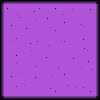
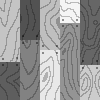
The second 100 x 100 image is a revision of the first. Changes to its layers:
added group "Wood Floor" with 16 layers above "Concrete Floor" over [0, 0, 100, 100]
added group "Nails" (1st of 2, in "Wood Floor") with 1 layers in group "Wood Floor" over [2, 19, 98, 69]
added layer "Nails" (2nd of 2, in "Wood Floor" › "Nails") (41%) in group "Nails" over [2, 19, 98, 69]
added group "Grain" with 1 layers in group "Wood Floor" over [0, 0, 100, 100]
added layer "GrailDetail" (24%) in group "Grain" over [0, 0, 100, 100]
added group "Boards" with 10 layers in group "Wood Floor" over [0, 0, 100, 100]
added layer "Rectangle 1 copy 9" (23%) in group "Boards" over [0, 0, 20, 62]
added layer "Rectangle 1 copy 4" (63%) in group "Boards" over [0, 62, 20, 100]
added layer "Rectangle 1 copy 8" (68%) in group "Boards" over [20, 0, 40, 40]
added layer "Rectangle 1 copy 3" (49%) in group "Boards" over [20, 40, 40, 100]
added layer "Rectangle 1 copy 7" (25%) in group "Boards" over [40, 0, 60, 50]
added layer "Rectangle 1 copy 2" (9%) in group "Boards" over [40, 50, 60, 100]
added layer "Rectangle 1 copy 6" (4%) in group "Boards" over [60, 0, 80, 23]
added layer "Rectangle 1 copy" (42%) in group "Boards" over [60, 23, 80, 100]
added layer "Rectangle 1 copy 5" (60%) in group "Boards" over [80, 0, 100, 65]
added layer "Rectangle 1" (20%) in group "Boards" over [80, 65, 100, 100]
added layer "Rectangle 2" in group "Wood Floor" over [0, 0, 100, 100]
hid group "Concrete Floor" (12 layers) over [0, 0, 100, 100]
hid group "Corner" (1 layers) over [0, 0, 100, 100]
hid group "Border Shading" (4 layers) over [0, 0, 100, 100]
painted on "Base Color" (2nd of 2, in "Concrete Floor") over [0, 0, 100, 100]
